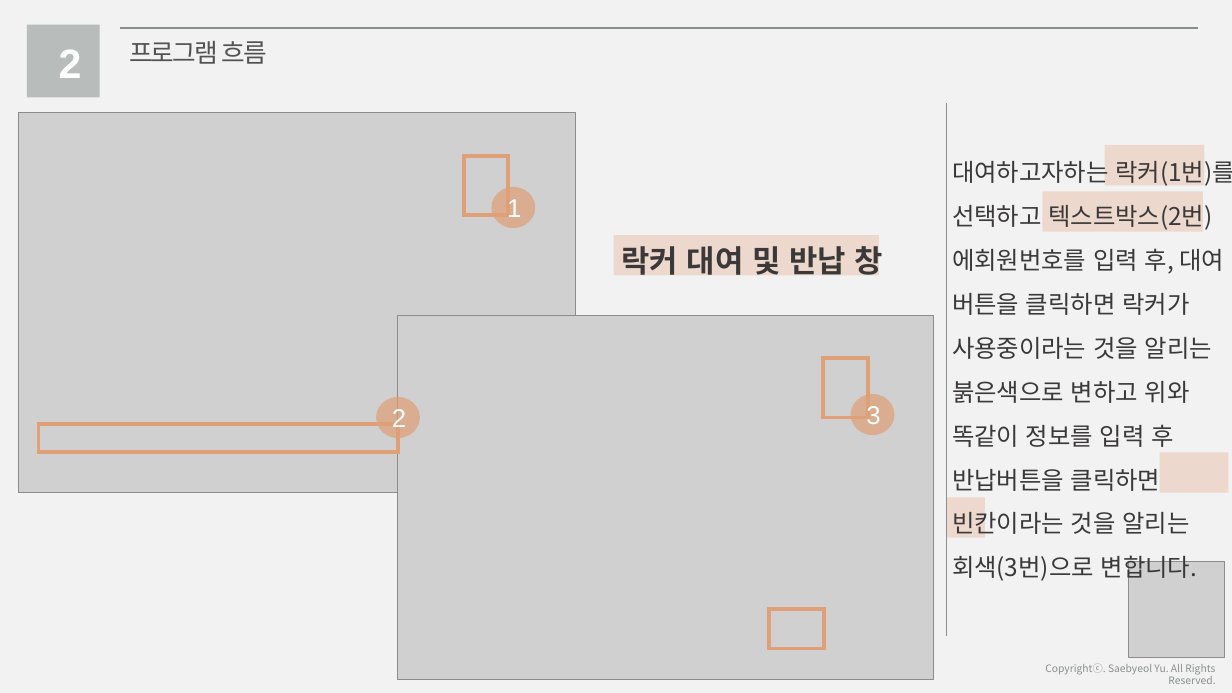
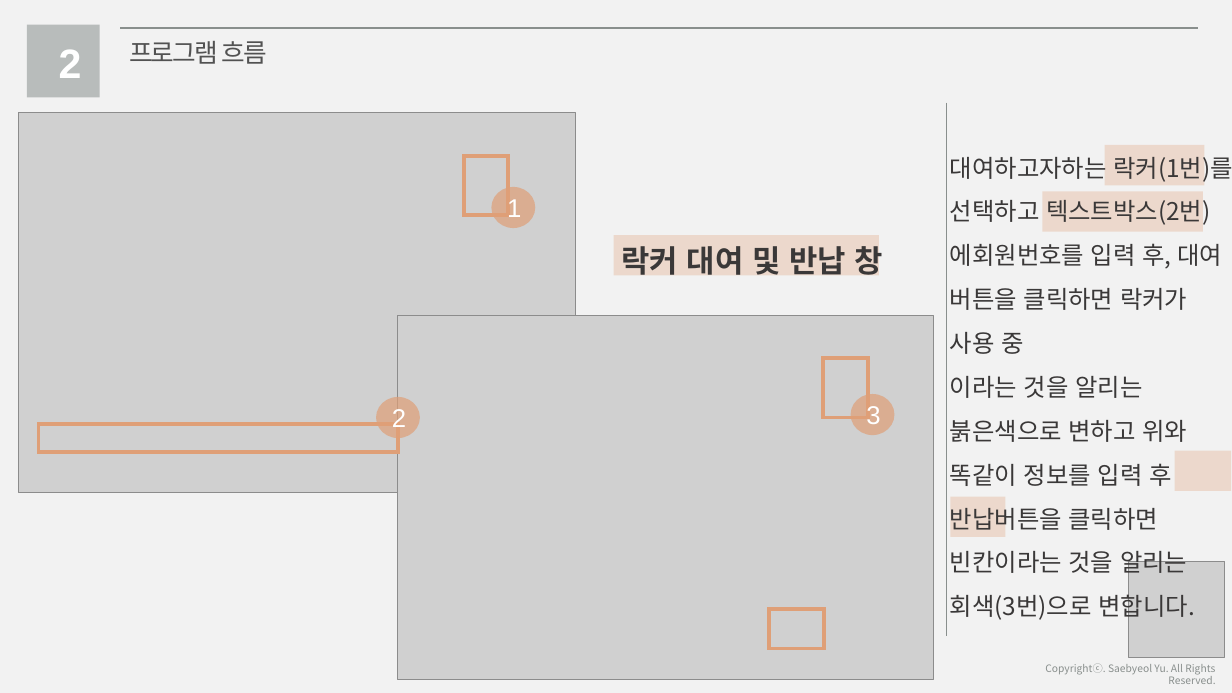
Before and after one commit to haileykim5418/hosting, a slide deck: slide 16 of 포폴_ppt3.pptx. Drawn at 1232x693 pixels with LibreOffice and Linux fonts; fonts in the diff are those of the drawing; grey boxes stand for pictures. Boxes give left, top, right and bottom in pixels: in the first picture for what was removed or moved away, otherwise in the second. Text is boxed around its words. In the diff, an @@ line names an element or a change of style, - is before the commit and + after.

```diff
--- a/포폴_ppt3.pptx
+++ b/포폴_ppt3.pptx
@@ text at (x1=950, y1=157, x2=1232, y2=622): text changed @@
-대여하고자하는 락커(1번)를 선택하고 텍스트박스(2번)에회원번호를 입력 후, 대여 버튼을 클릭하면 락커가 사용중이라는 것을 알리는 붉은색으로 변하고 위와 똑같이 정보를 입력 후 반납버튼을 클릭하면 빈칸이라는 것을 알리는 회색(3번)으로 변합니다.
+대여하고자하는 락커(1번)를 선택하고 텍스트박스(2번)에회원번호를 입력 후, 대여 버튼을 클릭하면 락커가 사용 중
+이라는 것을 알리는 붉은색으로 변하고 위와 똑같이 정보를 입력 후 반납버튼을 클릭하면 빈칸이라는 것을 알리는 회색(3번)으로 변합니다.
@@ rectangle resized from (x1=1160, y1=453, x2=1228, y2=494) to (x1=1175, y1=451, x2=1231, y2=492) @@
@@ rectangle resized from (x1=946, y1=497, x2=985, y2=538) to (x1=951, y1=496, x2=1006, y2=537) @@
```
Also in this commit, not shown: 8 other slides changed, 23 other files.
